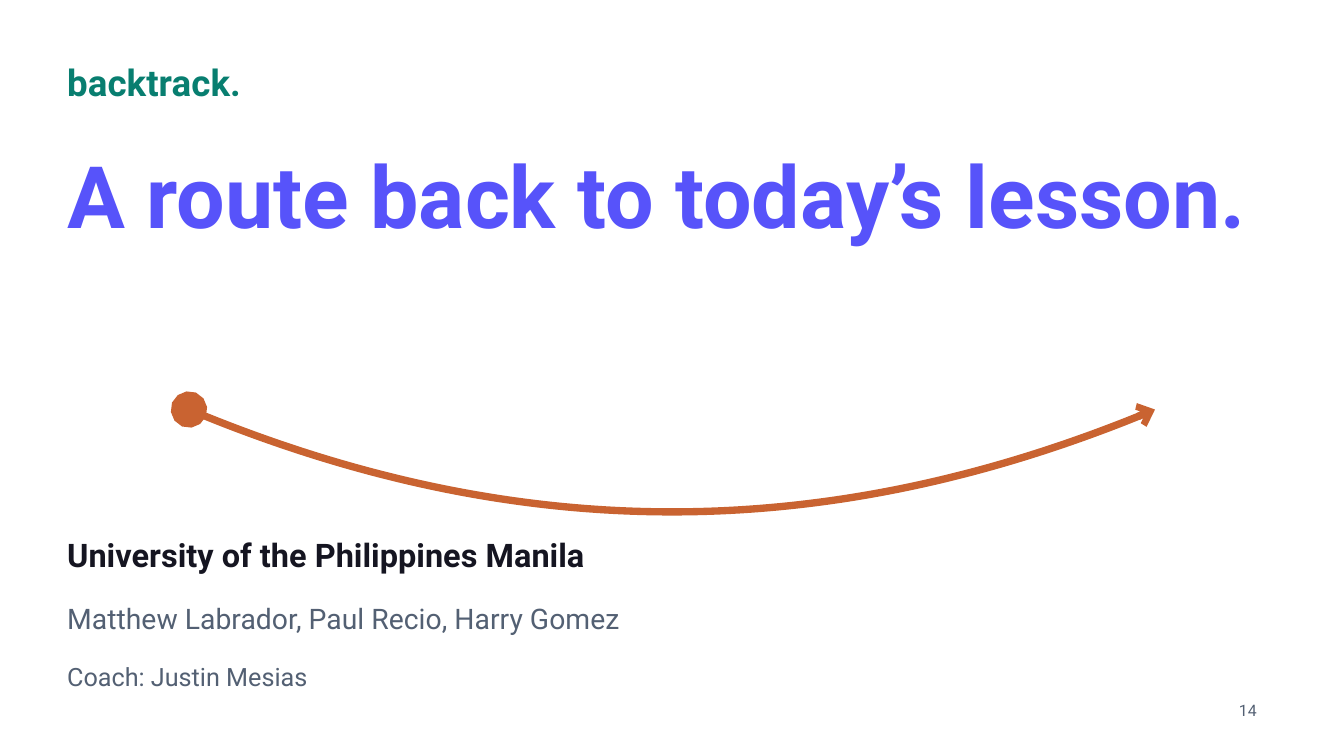
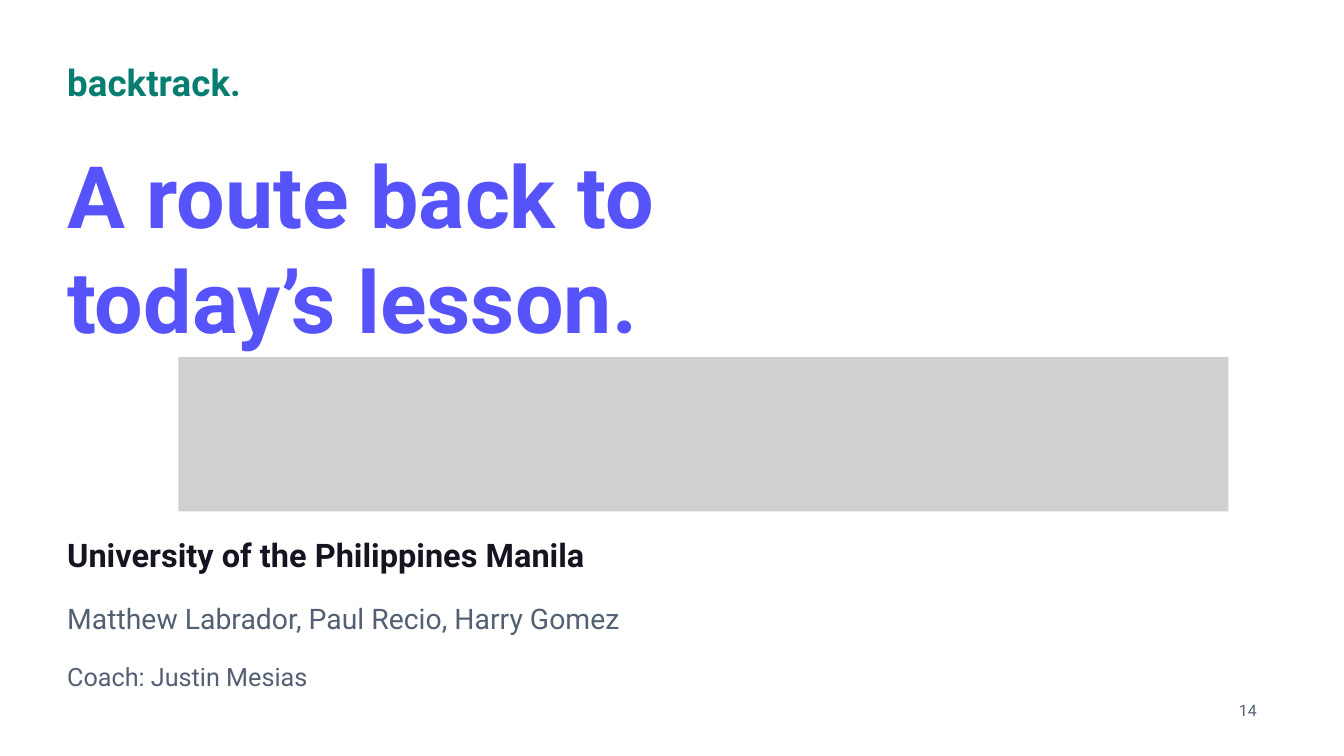
Before and after one commit to KhanAcademy-Backtrack/KhanAcademy-Backtrack-Demo, a slide deck: slide 14 of output/BACKTRACK_KEIC_2026_Embedded.pptx. Drawn at 1344x756 pixels with LibreOffice and Linux fonts; fonts in the diff are those of the drawing; grey boxes stand for pictures; background and template pictures are left out. Boxes give left, top, right and bottom in pixels: in the first picture for what was removed or moved away, otherwise in the second. Text is boxed around its words. In the diff, an @@ line names an element or a change of style, - is before the commit and + after.

```diff
--- a/output/BACKTRACK_KEIC_2026_Embedded.pptx
+++ b/output/BACKTRACK_KEIC_2026_Embedded.pptx
@@ text at [67, 163, 654, 352]: text changed @@
-A route back to today’s lesson.
+A route back to
+today’s lesson.
@@ picture added at [178, 357, 1229, 511] @@
@@ freeform shape removed at [190, 409, 1155, 510] @@
```
Also in this commit, not shown: 3 other slides changed, 1 slide added, 1 slide removed, 16 other files.
